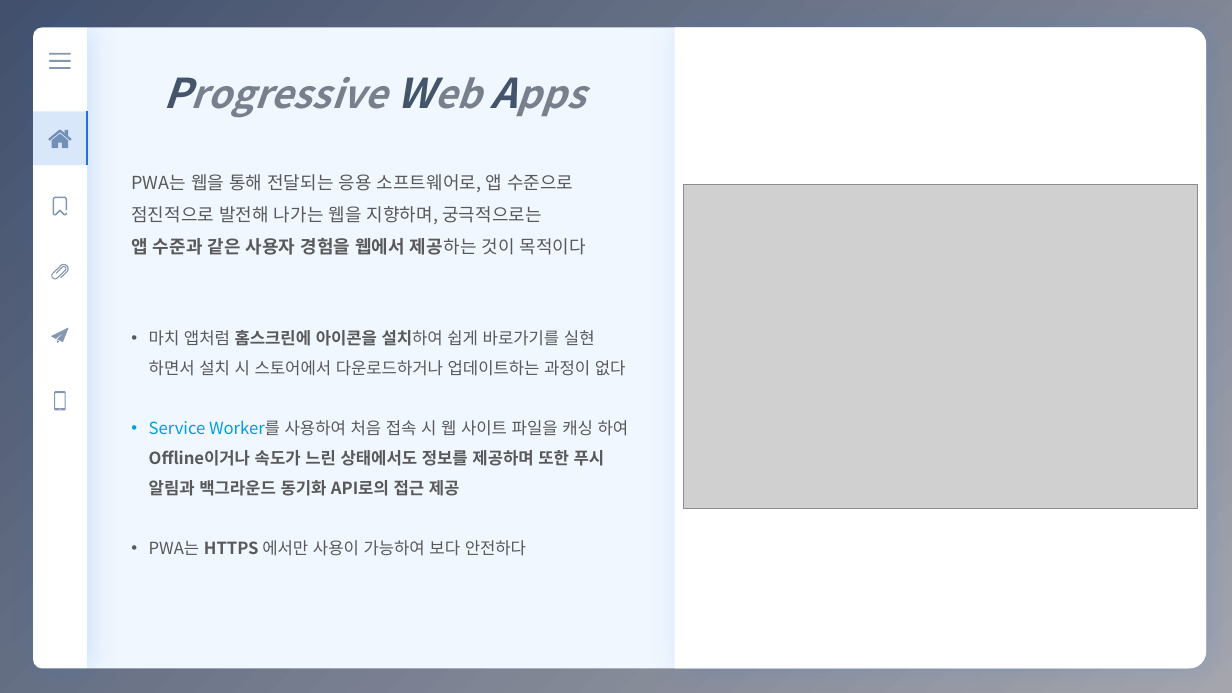
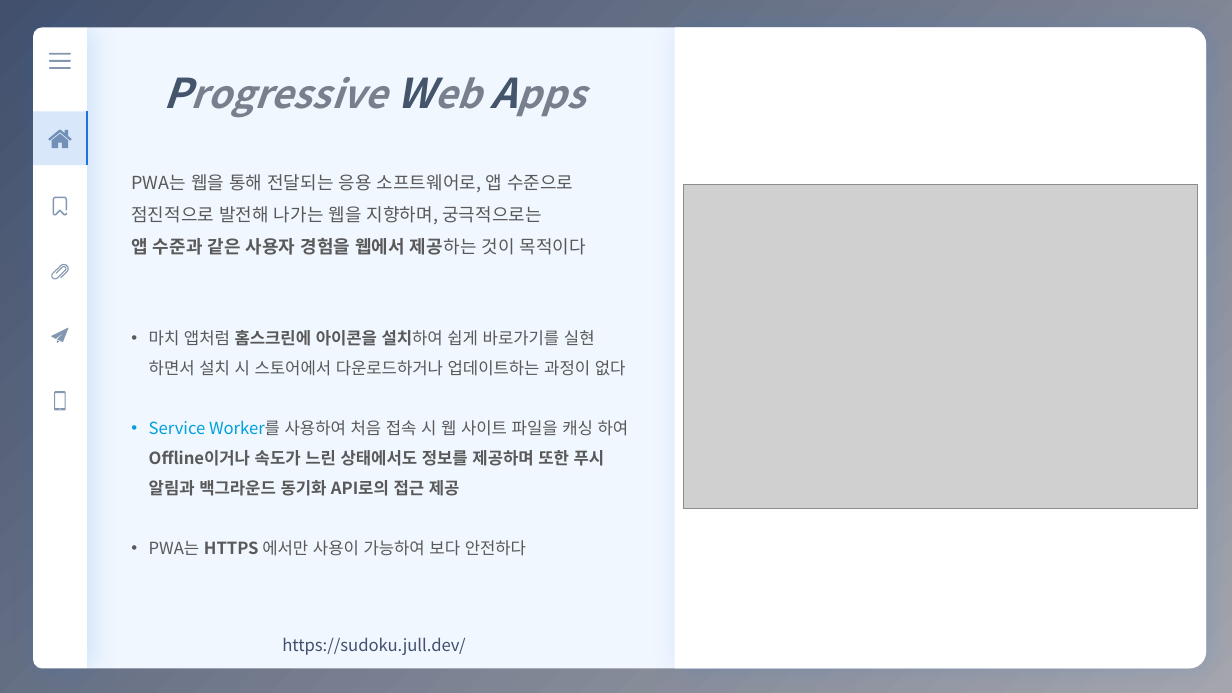
Before and after one commit to eunbee-kim/dmsql1471, a slide deck: slide 8 of 교육/4주차_MVC_SPA_PWA.pptx (slide 7 before the commit). Drawn at 1232x693 pixels with LibreOffice and Linux fonts; fonts in the diff are those of the drawing; grey boxes stand for pictures. Boxes give left, top, right and bottom in pixels: in the first picture for what was removed or moved away, otherwise in the second. Text is boxed around its words. In the diff, an @@ line names an element or a change of style, - is before the commit and + after.

```diff
--- a/교육/4주차_MVC_SPA_PWA.pptx
+++ b/교육/4주차_MVC_SPA_PWA.pptx
@@ text added at box(282, 637, 465, 655), 13 pt, text #42506D @@
+https://sudoku.jull.dev/
```
Also in this commit, not shown: 4 other slides changed, 1 slide added, 1 other file.
